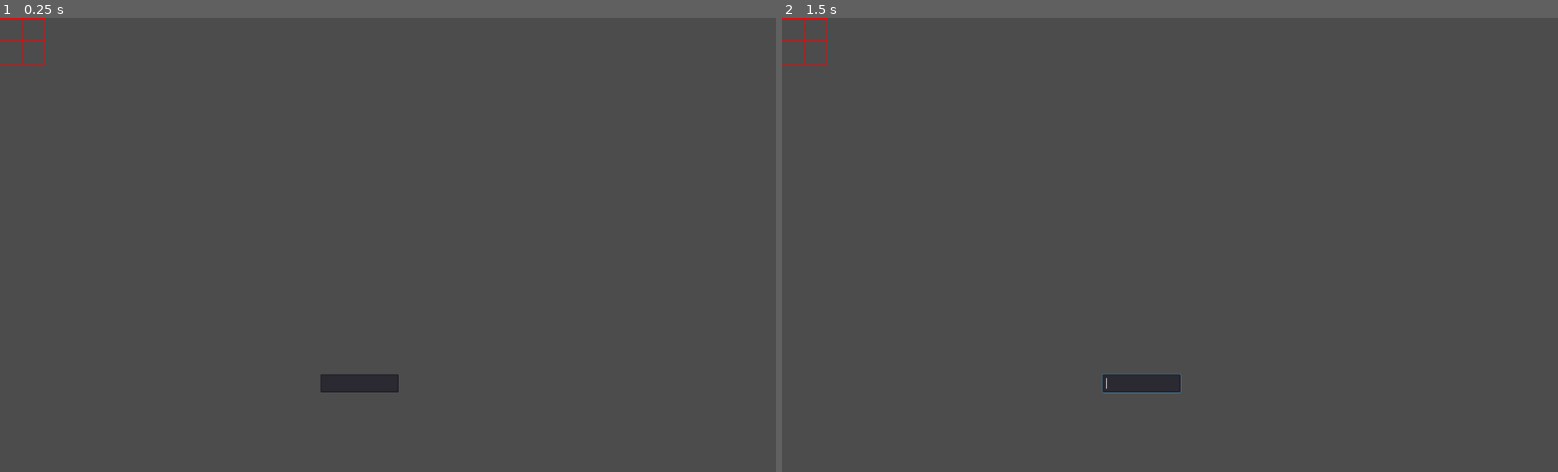
Above: before the commit, frames 1-2 (left to right).
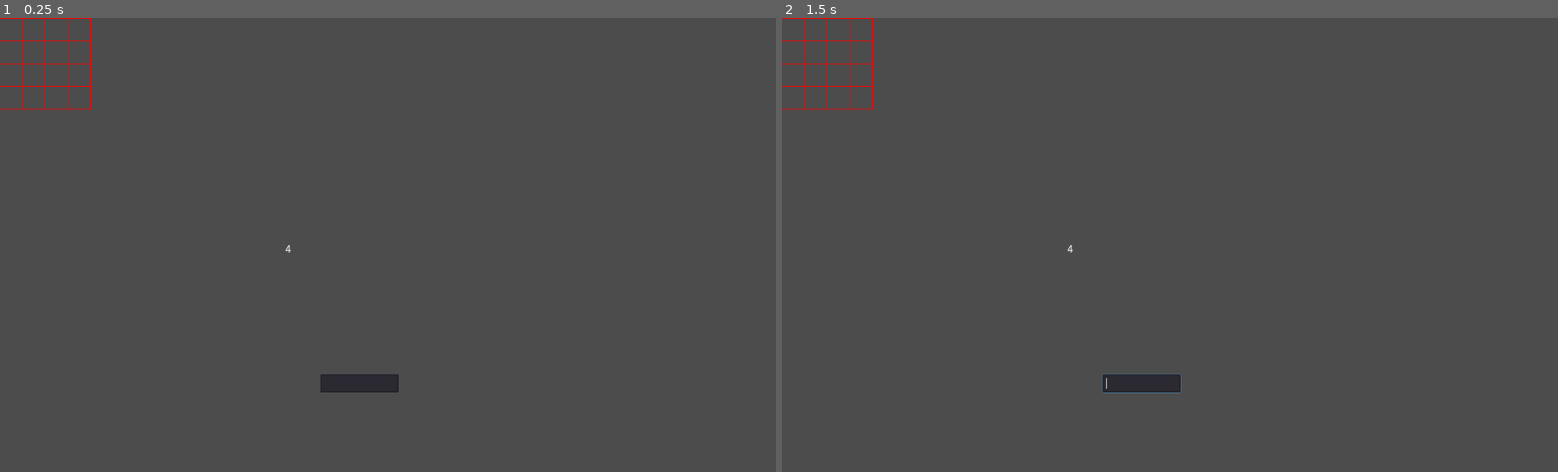
Above: after the commit, the same moments.

Repository: Megatt4/A_PathFinding-Algorithm
Game: Godot game, scene res://Scenes/Main Scene.tscn
Same seed, same stepped clock (60 frames per second), same inputs: the game is played once before the commit and once after it.
Inputs (mouse positions are in pixels of both pictures, inside the frame that each line leads up to):
- Up to frame 1 (0.25 s): no input
- Up to frame 2 (1.5 s): click (1138, 381) at 0.52 s; type "12" at 0.6 s; tap Enter at 1.25 s

The runs differ from the first frame. In frame 1, 0.2% of the frame differs, in the area x 0-38%, y 0-52%; in frame 2, 0.2%.

Commit message:
Added counter to NT var

Diff:
--- a/Path Finding Algorythim/Scenes/Main Scene.tscn
+++ b/Path Finding Algorythim/Scenes/Main Scene.tscn
@@ -1,7 +1,8 @@
-[gd_scene load_steps=3 format=2]
+[gd_scene load_steps=4 format=2]
 
 [ext_resource path="res://Scenes/Grid Generator.tscn" type="PackedScene" id=1]
 [ext_resource path="res://Scenes/Grid Size - UI.tscn" type="PackedScene" id=2]
+[ext_resource path="res://Scenes/Test UI.tscn" type="PackedScene" id=3]
 
 [node name="Main Scene" type="Node"]
 
@@ -12,3 +13,9 @@
 margin_top = 469.863
 margin_right = 421.809
 margin_bottom = 469.863
+
+[node name="Test UI" parent="." instance=ExtResource( 3 )]
+margin_left = 335.28
+margin_top = 272.385
+margin_right = -379.72
+margin_bottom = -216.615
--- /dev/null
+++ b/Path Finding Algorythim/Scenes/Test UI.tscn
@@ -0,0 +1,17 @@
+[gd_scene load_steps=2 format=2]
+
+[ext_resource path="res://Scripts/Test Label (Check if Var Works).gd" type="Script" id=1]
+
+[node name="Test UI" type="Control"]
+anchor_right = 1.0
+anchor_bottom = 1.0
+__meta__ = {
+"_edit_use_anchors_": false
+}
+
+[node name="Test Label (Check if Var Works)" type="Label" parent="."]
+margin_left = 41.2725
+margin_top = 26.9858
+margin_right = 81.2725
+margin_bottom = 40.9858
+script = ExtResource( 1 )
--- a/Path Finding Algorythim/Scripts/Grid Generator.gd
+++ b/Path Finding Algorythim/Scripts/Grid Generator.gd
@@ -1,7 +1,4 @@
 extends Node2D
-
-func _process(delta):
-	update()
 
 var GridSizeUI_Script = load("res://Scripts/Grid_Size_UI.gd").new()
 
@@ -45,3 +42,6 @@
 
 func _draw():
 	JustDraw(Vector2(0, 0), Vector2(0, 0), Color(1.0, 0.0, 0.0), Vector2(0, 30), Vector2(30, 0))
+
+func _process(delta):
+	update()
--- a/Path Finding Algorythim/Scripts/Grid_Size_UI.gd
+++ b/Path Finding Algorythim/Scripts/Grid_Size_UI.gd
@@ -7,7 +7,7 @@
 
 var test = 19
 
-var NT = 2
+var NT = 4
 
 onready var GridGenerator_Script = load("res://Scripts/Grid Generator.gd").new()
 
--- /dev/null
+++ b/Path Finding Algorythim/Scripts/Test Label (Check if Var Works).gd
@@ -0,0 +1,6 @@
+extends Label
+
+var GridSizeUI_Script = load("res://Scripts/Grid_Size_UI.gd").new()
+
+func _process(delta):
+	text = str(GridSizeUI_Script.NT)
